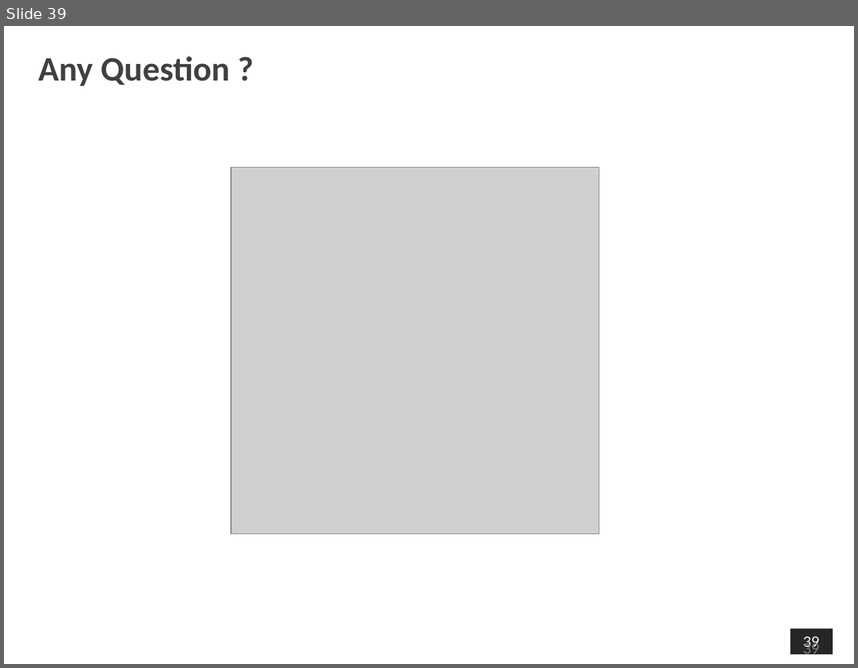
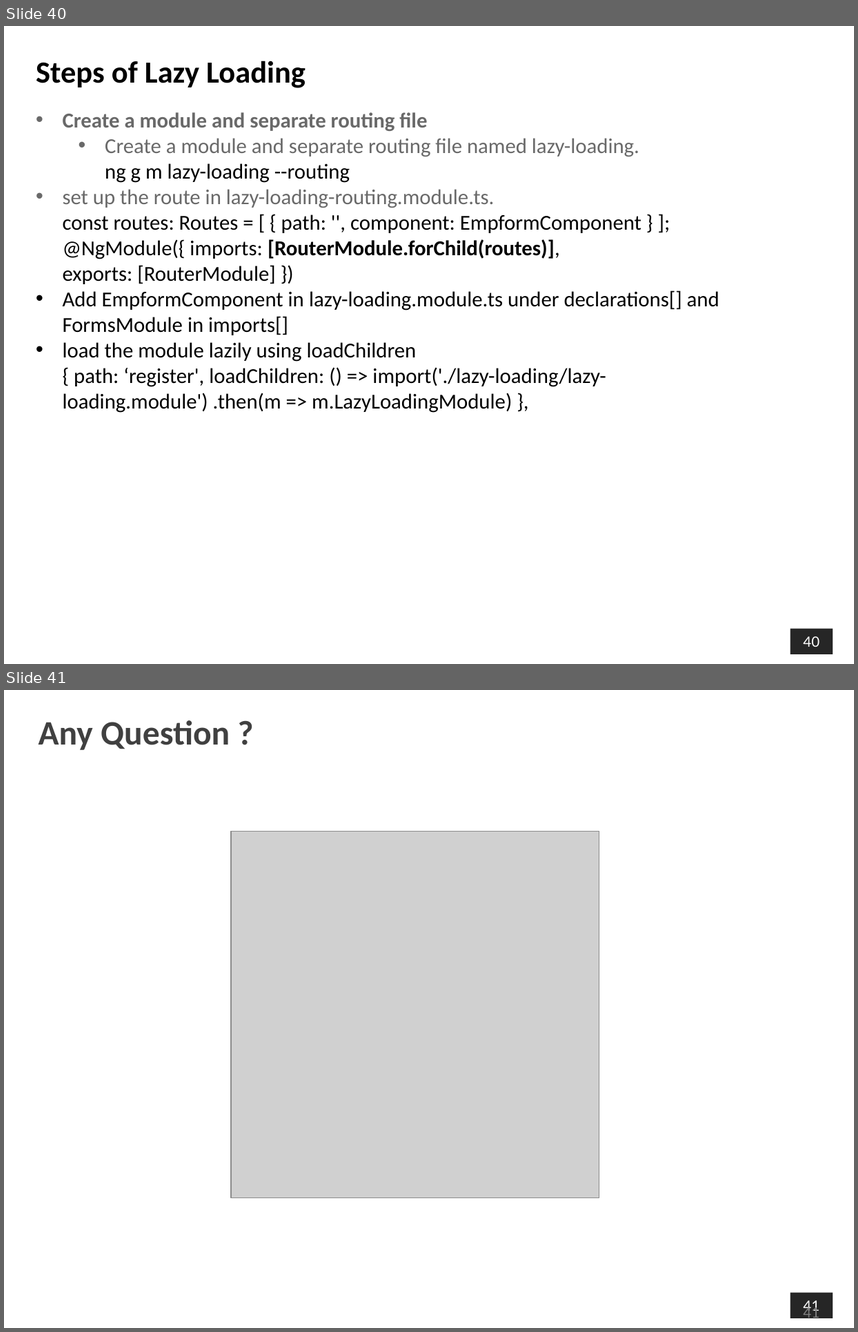
Before and after one commit to shalini06mittal/ConcertoTraining, a slide deck: ppts/Angular/Angular66_Router.pptx. Shown one above the other, each under a label of ours: slide 39 before the commit, slides 40 and 41 after it. The pictures are 858x668 and 858x1332 pixels, drawn with LibreOffice and Linux fonts; fonts in the diff are those of the drawing; grey boxes stand for pictures; background and template pictures are left out. Boxes give left, top, right and bottom in pixels: in the first picture for what was removed or moved away, otherwise in the second. Text is boxed around its words. In the diff, an @@ line names an element or a change of style, - is before the commit and + after.

```diff
--- a/ppts/Angular/Angular66_Router.pptx
+++ b/ppts/Angular/Angular66_Router.pptx
@@ slide 40 added at [4, 26, 854, 664], background picture (left out); not listed: 1 template element that a slide beside it also shows @@
@@ title added at [36, 60, 306, 88], 26 pt, text #000000, bold @@
+Steps of Lazy Loading
@@ text added at [63, 112, 720, 412], 18 pt, text #000000 @@
+• Create a module and separate routing file
+  • Create a module and separate routing file named lazy-loading.
+    ng g m lazy-loading --routing
+• set up the route in lazy-loading-routing.module.ts.
+  const routes: Routes = [ { path: '', component: EmpformComponent } ];
+  @NgModule({ imports: [RouterModule.forChild(routes)],
+  exports: [RouterModule] })
+• Add EmpformComponent in lazy-loading.module.ts under declarations[] and FormsModule in imports[]
+• load the module lazily using loadChildren
+  { path: ‘register', loadChildren: () => import('./lazy-loading/lazy-loading.module') .then(m => m.LazyLoadingModule) },
@@ what was slide 39 is now slide 41 @@
@@ page number at [803, 1300, 820, 1314]: text changed @@
-39
+41
@@ page number at [803, 1305, 820, 1321]: text changed @@
-39
+41
```
Also in this commit, not shown: 1 other slide added, 13 other files.
